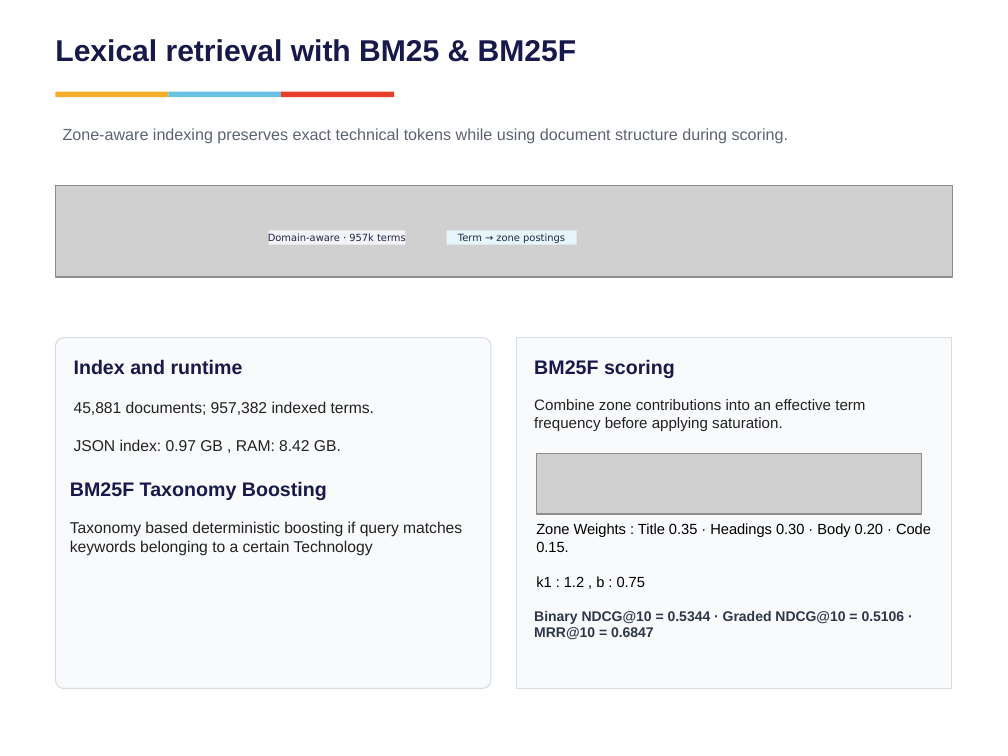
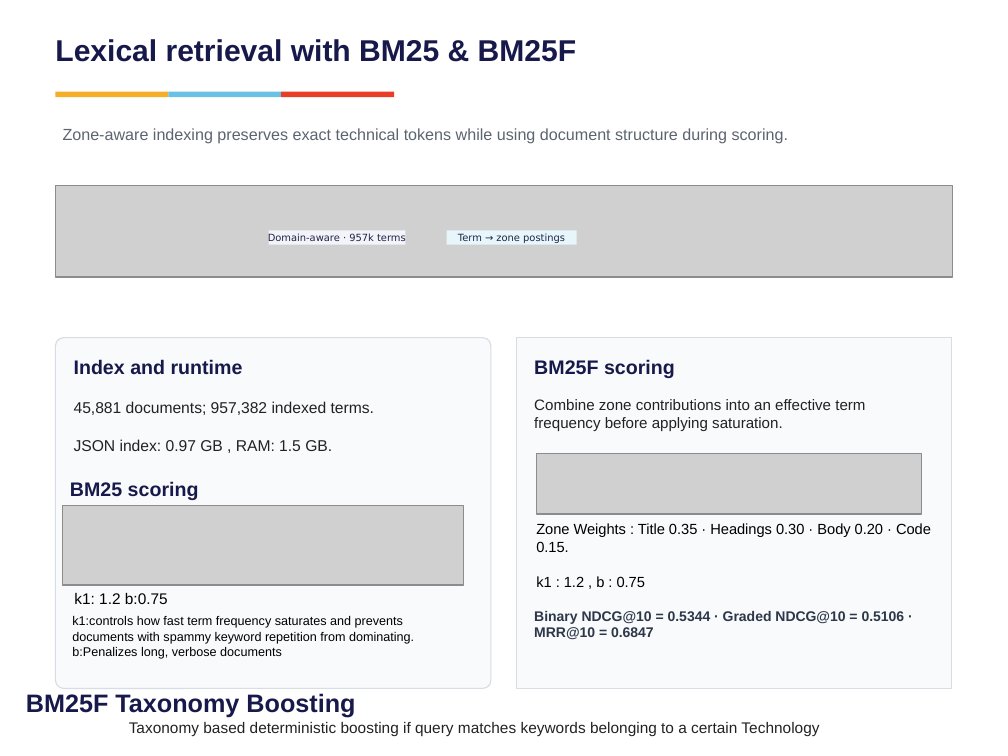
Before and after one commit to vishrutbhushan/ir-benchmark, a slide deck: slide 4 of presentation/Group7_BM25 vs Neural Retrieval on Technical Documents.pptx. Drawn at 1008x756 pixels with LibreOffice and Linux fonts; fonts in the diff are those of the drawing; grey boxes stand for pictures. Boxes give left, top, right and bottom in pixels: in the first picture for what was removed or moved away, otherwise in the second. Text is boxed around its words. In the diff, an @@ line names an element or a change of style, - is before the commit and + after.

```diff
--- a/presentation/Group7_BM25 vs Neural Retrieval on Technical Documents.pptx
+++ b/presentation/Group7_BM25 vs Neural Retrieval on Technical Documents.pptx
@@ text at (x1=74, y1=439, x2=332, y2=451): text changed @@
-JSON index: 0.97 GB , RAM: 8.42 GB.
+JSON index: 0.97 GB , RAM: 1.5 GB.
@@ picture added at (x1=62, y1=506, x2=464, y2=586) @@
@@ text at (x1=70, y1=481, x2=199, y2=500): text changed @@
-BM25F Taxonomy Boosting
+BM25 scoring
@@ text added at (x1=74, y1=593, x2=168, y2=604), 11 pt, text #000000 @@
+k1: 1.2 b:0.75
@@ text added at (x1=72, y1=616, x2=414, y2=659), 9 pt, text #000000 @@
+k1:controls how fast term frequency saturates and prevents
+documents with spammy keyword repetition from dominating.
+b:Penalizes long, verbose documents
@@ text added at (x1=26, y1=693, x2=355, y2=718), 18 pt, text #17194A, bold @@
+BM25F Taxonomy Boosting
@@ text "Taxonomy based deterministic boosting if ..." moved from (x1=70, y1=521, x2=462, y2=555) to (x1=129, y1=722, x2=819, y2=736) @@
@@ text "Taxonomy based deterministic boosting if ..." at (x1=129, y1=722, x2=819, y2=736): size 11.2 to 11 pt @@
```
Also in this commit, not shown: 1 other slide changed.
